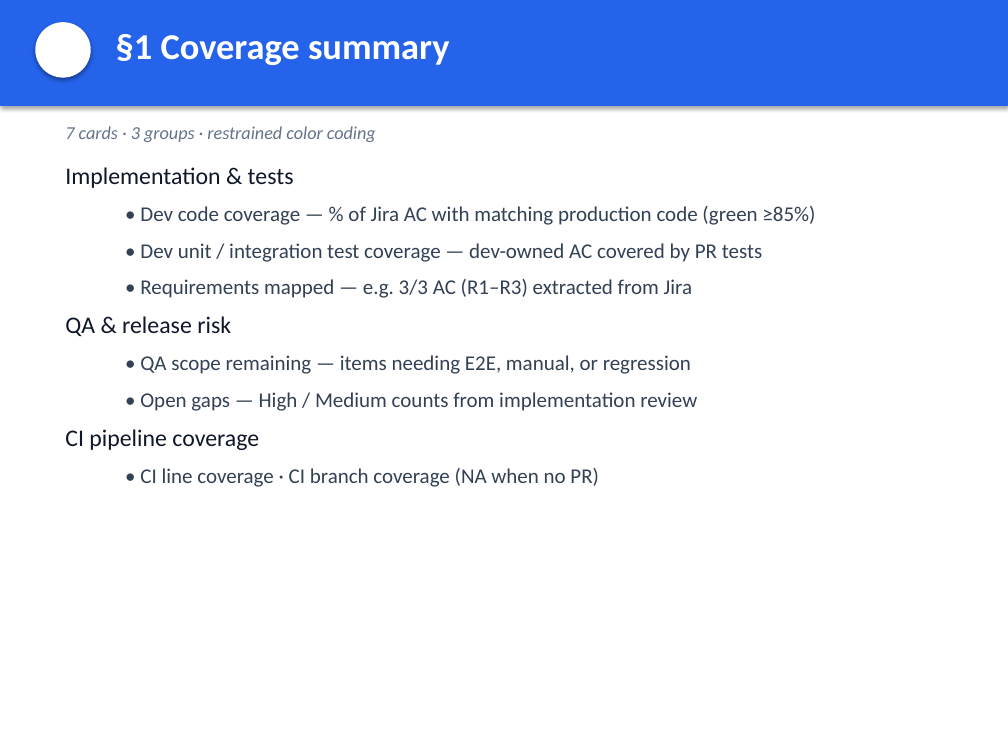
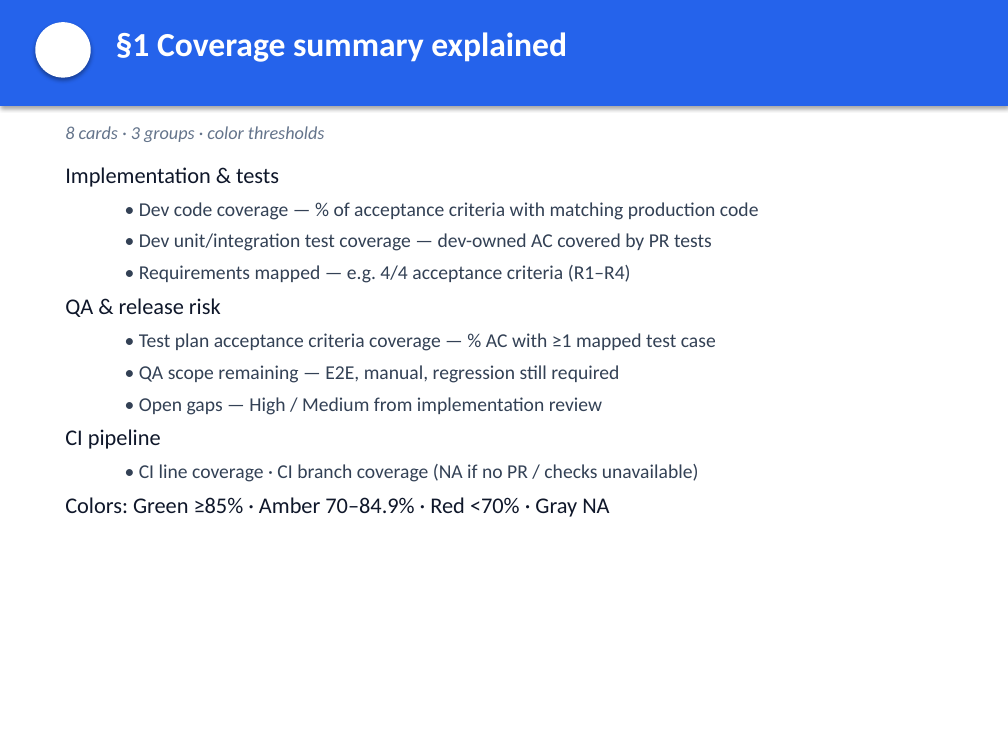
Before and after one commit to mgunjal11/pegasus-qa-agents-lab-copy, a slide deck: slide 8 of docs/MSC-Code-Coverage-Validator-Guide.pptx (slide 6 before the commit). Drawn at 1008x756 pixels with LibreOffice and Linux fonts; fonts in the diff are those of the drawing. Boxes give left, top, right and bottom in pixels: in the first picture for what was removed or moved away, otherwise in the second. Text is boxed around its words. In the diff, an @@ line names an element or a change of style, - is before the commit and + after.

```diff
--- a/docs/MSC-Code-Coverage-Validator-Guide.pptx
+++ b/docs/MSC-Code-Coverage-Validator-Guide.pptx
@@ text at box(116, 32, 567, 62): text changed; size 26 to 24 pt @@
-§1 Coverage summary
+§1 Coverage summary explained
@@ text at box(65, 126, 325, 142): text changed @@
-7 cards · 3 groups · restrained color coding
+8 cards · 3 groups · color thresholds
@@ text at box(65, 167, 279, 317): size 17 to 16 pt in "Implementation & tests", "QA & release risk"; less space between paragraphs @@
@@ text at box(139, 202, 759, 283): text changed; size 15 to 14 pt @@
-  • Dev code coverage — % of Jira AC with matching production code (green ≥85%)
-  • Dev unit / integration test coverage — dev-owned AC covered by PR tests
-  • Requirements mapped — e.g. 3/3 AC (R1–R3) extracted from Jira
+  • Dev code coverage — % of acceptance criteria with matching production code
+  • Dev unit/integration test coverage — dev-owned AC covered by PR tests
+  • Requirements mapped — e.g. 4/4 acceptance criteria (R1–R4)
@@ text at box(65, 333, 716, 517): text changed; size 15 to 14 pt @@
-  • QA scope remaining — items needing E2E, manual, or regression
-  • Open gaps — High / Medium counts from implementation review
-CI pipeline coverage
-  • CI line coverage · CI branch coverage (NA when no PR)
+  • Test plan acceptance criteria coverage — % AC with ≥1 mapped test case
+  • QA scope remaining — E2E, manual, regression still required
+  • Open gaps — High / Medium from implementation review
+CI pipeline
+  • CI line coverage · CI branch coverage (NA if no PR / checks unavailable)
+Colors: Green ≥85% · Amber 70–84.9% · Red <70% · Gray NA
```
Also in this commit, not shown: 6 other slides changed, 9 slides added, 5 slides removed, 2 other files.
